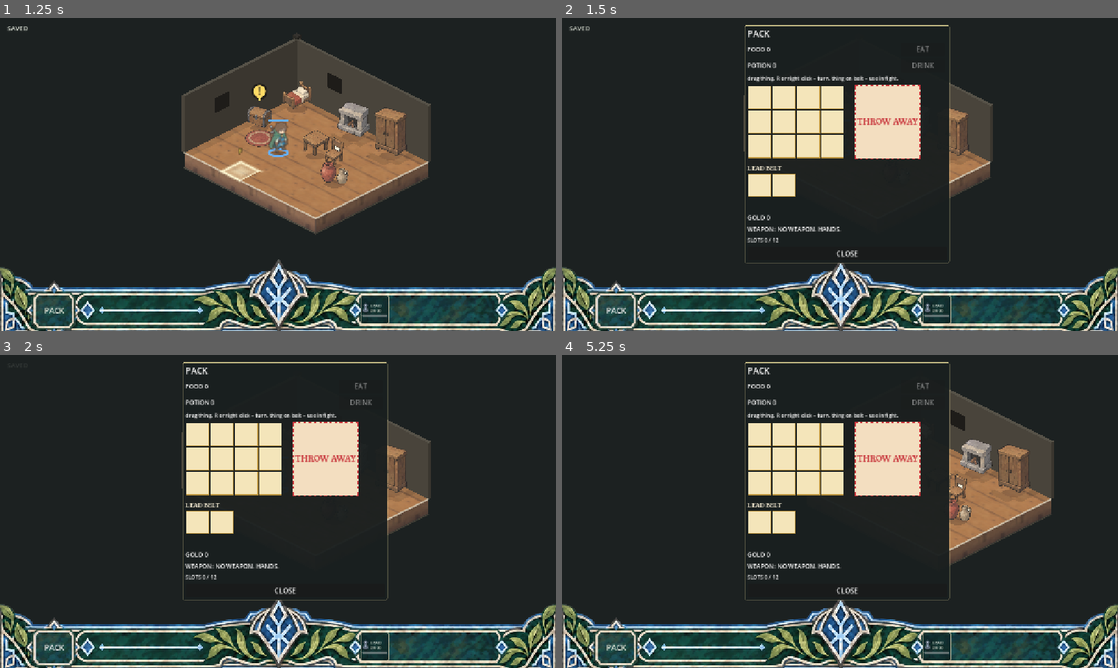
Above: before the commit, frames 1-4 (two rows, left to right).
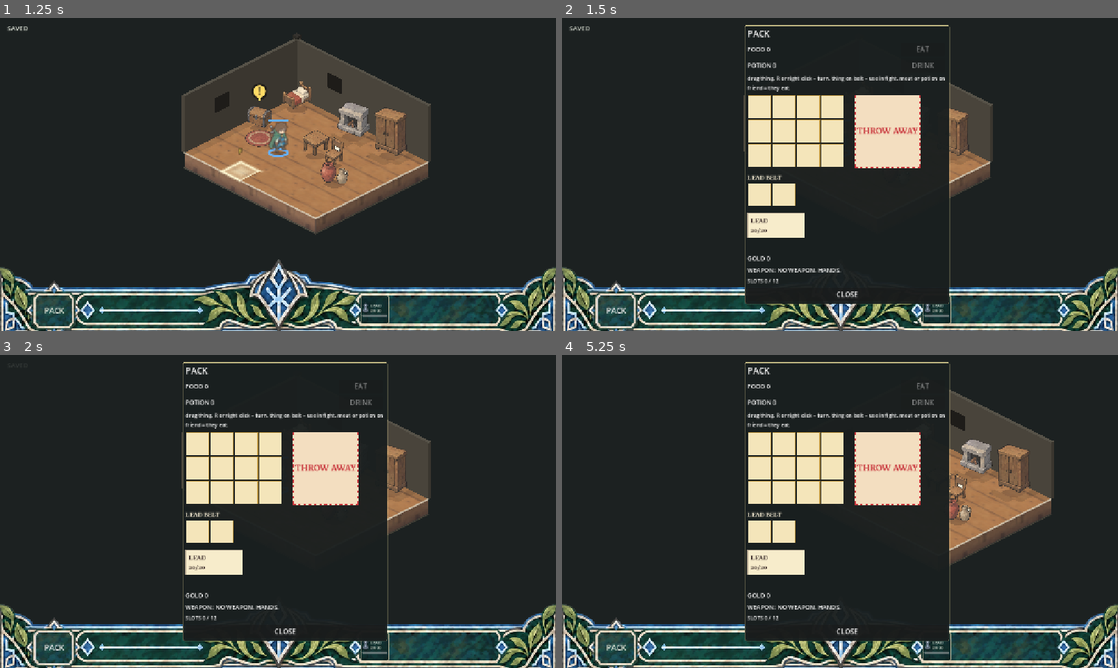
Above: after the commit, the same moments.

Repository: BrandonSigil/lodestone
Game: Godot game, scene res://scenes/launch.tscn
Two runs of this game, one before a commit and one after it. Both use one fixed random seed, a clock stepped at 60 frames per second and the inputs below.
Inputs (mouse positions are in pixels of both pictures, inside the frame that each line leads up to):
- Up to frame 1 (1.25 s): click "New game fresh save: the cott…" at 0.5 s
- Up to frame 2 (1.5 s): click "PACK" at 1.25 s
- Up to frame 3 (2 s): no input
- Up to frame 4 (5.25 s): tap Enter at 2, 3.5, 5 s; drag from (845, 483) to (895, 442) at 2.02 s; tap Space at 2.75, 4.25 s; drag from (845, 483) to (812, 574) at 2.77 s; move the mouse to (895, 442) at 3.52 s; hold D 3.53-4.25 s; tap E at 3.6 s; click (895, 442) at 3.67 s; drag from (812, 574) to (673, 464) at 4.27 s; move the mouse to (1006, 558) at 5.02 s; hold Left from 5.03 s (still down); tap Q at 5.1 s; click (1006, 558) at 5.17 s

Frame 1 is identical in both runs. In frame 2, 6.9% of the frame differs, in the area x 32-70%, y 18-92%; in frame 3, 6.9%; in frame 4, 6.9%.

Commit message:
Pick who eats or drinks from the pack
Brandon: "hard to know who you're using it on". The PACK box has a card per member under the belts. EAT or
DRINK asks who: each card shows HP and what one would heal them (TravelRules.gain), full ones greyed;
click one, Esc cancels. Dropping a food or potion stack on a card works the same (one used, the stack
stays). Never a guess, even with one choice. Fights keep the belt rule. explore_shot gains `eat`.

Co-Authored-By: Claude Opus 5.5 <noreply@anthropic.com>

Diff:
--- a/game/scripts/overworld/travel_rules.gd
+++ b/game/scripts/overworld/travel_rules.gd
@@ -67,15 +67,37 @@
 	return worst
 
 
-## EAT from the pack: one food heals the most hurt member a little.
-static func eat_one(run: RunState) -> bool:
-	var m := most_hurt(run)
-	if run.food <= 0 or m.is_empty():
+## EAT from the pack: one food heals member m a little ([USER] 2026-10-30: the player picks who; with no m,
+## the most hurt, for callers that don't ask).
+static func eat_one(run: RunState, m: Dictionary = {}) -> bool:
+	if m.is_empty():
+		m = most_hurt(run)
+	if run.food <= 0 or m.is_empty() or gain(run, RunState.FOOD_ITEM, m) <= 0:
 		return false
 	run.food -= 1
 	run.heal_member(m, EAT_HEAL)
 	run.note(Txt.f("LOG_SNACK", [Txt.t((m.def as CharacterDef).name_key), EAT_HEAL]))
 	return true
+
+
+## The HP member m would gain from one of this food or potion now: 0 when full, down or it heals nothing.
+static func gain(run: RunState, item: String, m: Dictionary) -> int:
+	if int(m.hp) <= 0:
+		return 0
+	var amount := EAT_HEAL if item == RunState.FOOD_ITEM else (TrailRules.potion_heal(run) if item == RunState.MED_ITEM else 0)
+	return mini(amount, run.max_hp(m) - int(m.hp))
+
+
+## Use one food or potion on member m (EAT / DRINK, or a stack dropped on their card). False if it can't help.
+static func use_on(run: RunState, item: String, m: Dictionary) -> bool:
+	if gain(run, item, m) <= 0:
+		return false
+	if item == RunState.FOOD_ITEM:
+		return eat_one(run, m)
+	if item == RunState.MED_ITEM and run.medicine > 0:
+		TrailRules.heal(run, m)
+		return true
+	return false
 
 
 ## Hunt, fish or forage: the party's best roll. Returns the roll with "food" and "medicine" gained.
--- a/game/scripts/trail/trail_rules.gd
+++ b/game/scripts/trail/trail_rules.gd
@@ -116,18 +116,24 @@
 	end_day(run)
 
 
-## Spend one medicine on the most hurt living member. Doesn't cost a day.
-static func heal(run: RunState) -> void:
+## What one potion heals: 5, plus the party's healing bonus.
+static func potion_heal(run: RunState) -> int:
+	return 5 + party_bonus(run, "heal")
+
+
+## Spend one medicine on `who` (the player's pick), or the most hurt living member. Doesn't cost a day.
+static func heal(run: RunState, who: Dictionary = {}) -> void:
 	if run.medicine <= 0:
 		run.note(Txt.t("LOG_NO_MEDICINE"))
 		return
-	var worst: Dictionary = {}
-	for m in run.alive():
-		if worst.is_empty() or run.max_hp(m) - m.hp > run.max_hp(worst) - worst.hp:
-			worst = m
+	var worst: Dictionary = who
+	if worst.is_empty():  # nobody picked: the most hurt
+		for m in run.alive():
+			if worst.is_empty() or run.max_hp(m) - m.hp > run.max_hp(worst) - worst.hp:
+				worst = m
 	if worst.is_empty():
 		return
-	var amount := 5 + party_bonus(run, "heal")
+	var amount := potion_heal(run)
 	run.medicine -= 1
 	run.heal_member(worst, amount)
 	run.note(Txt.f("LOG_HEAL", amount))
--- a/game/scripts/ui/adventure_menu.gd
+++ b/game/scripts/ui/adventure_menu.gd
@@ -135,21 +135,25 @@
 	_label(box, Txt.t("UI_PACK"), 20)
 	if full:
 		_label(box, Txt.t("UI_PACK_FULL"), 14)
-	else:
+	var grid := PackView.new()
+	if not full:
+		# EAT and DRINK ask who ([USER] 2026-10-30): the party cards under the belts show what each would
+		# gain; click one (Esc cancels). A food or potion stack dropped on a card works the same.
 		var hurt := TravelRules.most_hurt(run) != {}
 		_use_row(box, Txt.f("UI_PACK_FOOD", run.food), Txt.t("UI_EAT"), run.food > 0 and hurt, func() -> void:
-			TravelRules.eat_one(run)
-			changed.call())
+			grid.choosing = RunState.FOOD_ITEM
+			grid.flash = "UI_WHO_EAT"
+			grid.queue_redraw())
 		_use_row(box, Txt.f("UI_PACK_POTION", run.medicine), Txt.t("UI_DRINK"), run.medicine > 0 and hurt, func() -> void:
-			TrailRules.heal(run)
-			changed.call())
+			grid.choosing = RunState.MED_ITEM
+			grid.flash = "UI_WHO_DRINK"
+			grid.queue_redraw())
 		var finds := run.items
 		for id: String in finds:
 			if id != RunState.FOOD_ITEM and id != RunState.MED_ITEM:
 				_label(box, "%s  x%d" % [Txt.t(String(Db.items[id].name_key)), int(finds[id])], 14)
 	_label(box, Txt.t("UI_PACK_HELP_RUN"), 12)
 	var cell := FULL_CELL if full else PACK_CELL
-	var grid := PackView.new()
 	grid.setup_bag(run.pack, Db.items, run.throw_away, cell)
 	var pack_size := Vector2(RunState.PACK_COLS, RunState.PACK_ROWS) * cell
 	if full:
@@ -163,6 +167,18 @@
 		var at := Vector2((k % per_row) * belt_w, y + floorf(float(k) / per_row) * (cell + PackView.LABEL_H + 10.0))
 		grid.add_area(m.belt, at, Txt.f("UI_BELT_OF", Txt.t((m.def as CharacterDef).name_key)))
 	y += ceilf(float(run.members.size()) / per_row) * (cell + PackView.LABEL_H + 10.0)
+	if not full:
+		var cards := []
+		for m in run.members:
+			cards.append({"name": Txt.t((m.def as CharacterDef).name_key), "hp": int(m.hp), "max_hp": run.max_hp(m)})
+		grid.add_targets(cards, Vector2(0, y + 4.0))
+		grid.target_gain = func(k: int, item: String) -> int: return TravelRules.gain(run, item, run.members[k])
+		grid.use_on = func(k: int, item: String) -> bool:
+			if not TravelRules.use_on(run, item, run.members[k]):
+				return false
+			Game.save_adventure()
+			return true
+		y += PackView.TARGET_SIZE.y + 14.0
 	var courier := run.courier()
 	var bag: InventoryGrid = run.open_courier_bag() if full else null
 	if bag != null:
--- a/game/scripts/village/pack_view.gd
+++ b/game/scripts/village/pack_view.gd
@@ -28,6 +28,13 @@
 var mouse := Vector2.ZERO
 var flash := ""  ## text key shown under the grids after a refused action
 var label_color := Riso.CREAM  ## grid names; the run's box is dark
+## Party cards ([USER] 2026-10-30: pick who eats or drinks): drop a food or potion stack on one, or after EAT
+## or DRINK click one. {"rect": Rect2, "name": String, "hp": int, "max_hp": int}.
+var targets: Array[Dictionary] = []
+var target_gain := Callable()  ## (card index, item id) -> HP that member would gain from one
+var use_on := Callable()  ## (card index, item id) -> bool: one was used on them
+var choosing := ""  ## the item EAT or DRINK picked: the cards show what each would gain; Esc cancels
+const TARGET_SIZE := Vector2(132, 58)
 
 
 func _init() -> void:
@@ -75,6 +82,8 @@
 		end = end.max(_rect_of(a).end)
 	if bin.is_valid():
 		end = end.max(bin_rect.end)
+	for t in targets:
+		end = end.max((t.rect as Rect2).end)
 	custom_minimum_size = end + Vector2(0, 30)
 	queue_redraw()
 
@@ -108,7 +117,14 @@
 		accept_event()
 	elif e is InputEventMouseButton and e.button_index == MOUSE_BUTTON_LEFT:
 		mouse = e.position
-		if e.pressed:
+		if e.pressed and choosing != "":
+			var t := _target_at(e.position)
+			if t != -1 and _gain(t, choosing) > 0 and use_on.call(t, choosing):
+				choosing = ""
+				flash = ""
+				changed.emit()
+			queue_redraw()
+		elif e.pressed:
 			_pick(e.position)
 		else:
 			_drop(e.position)
@@ -116,6 +132,36 @@
 	elif e is InputEventKey and e.pressed and e.keycode == KEY_R:
 		_turn(mouse)
 		accept_event()
+
+
+func _unhandled_key_input(e: InputEvent) -> void:
+	if choosing != "" and e.pressed and e.keycode == KEY_ESCAPE:
+		choosing = ""
+		flash = ""
+		queue_redraw()
+		get_viewport().set_input_as_handled()
+
+
+## Lay the party cards out in a row from `at`.
+func add_targets(members: Array, at: Vector2) -> void:
+	targets.clear()
+	for k in members.size():
+		var m: Dictionary = members[k]
+		var card := m.duplicate()
+		card.rect = Rect2(at + Vector2(k * (TARGET_SIZE.x + 10.0), 0), TARGET_SIZE)
+		targets.append(card)
+	_fit_size()
+
+
+func _target_at(pos: Vector2) -> int:
+	for k in targets.size():
+		if (targets[k].rect as Rect2).has_point(pos):
+			return k
+	return -1
+
+
+func _gain(t: int, item: String) -> int:
+	return int(target_gain.call(t, item)) if target_gain.is_valid() else 0
 
 
 func _pick(pos: Vector2) -> void:
@@ -165,7 +211,12 @@
 	held = -1
 	held_area = -1
 	var k := _area_at(pos)
-	if _bin_rect().has_point(pos):
+	var t := _target_at(pos)
+	if t != -1:  # a food or potion dropped on a party card: one of it goes to them; the stack stays put
+		var id := String((areas[from].bag as InventoryGrid).items[i].id)
+		if _gain(t, id) <= 0 or not use_on.call(t, id):
+			flash = "UI_NO_GAIN"
+	elif _bin_rect().has_point(pos):
 		if not bin.call(areas[from].bag, i):
 			flash = refused_key
 	elif k == -1:
@@ -221,6 +272,11 @@
 		_dashed_rect(sr, Riso.RED)
 		Riso.draw_label(self, Txt.t(bin_key), Vector2(sr.position.x + 4, sr.get_center().y), 18, Riso.RED, HORIZONTAL_ALIGNMENT_CENTER, sr.size.x - 8)
 		bottom = maxf(bottom, sr.end.y)
+	var item := choosing
+	if held != -1:
+		item = String((areas[held_area].bag as InventoryGrid).items[held].id)
+	for k in targets.size():
+		bottom = maxf(bottom, _draw_target(k, item))
 	if flash != "":
 		Riso.draw_label(self, Txt.t(flash), Vector2(0, bottom + 16), 14, Riso.RED)
 	if held != -1:
@@ -237,6 +293,25 @@
 				draw_rect(cr.grow(-4), Riso.alpha(Riso.INK if ok else Riso.RED, 0.18))
 		draw_item(self, it.id, db, cells, top_left, cell, it.bound != "", 0.85)
 		_draw_count(self, cells, top_left, cell, int(it.get("n", 1)))
+
+
+## A party card: name and HP; while food or a potion is held or picked, what one would heal them, or FULL
+## (greyed) when it can't. Returns its bottom.
+func _draw_target(k: int, item: String) -> float:
+	var c: Dictionary = targets[k]
+	var r: Rect2 = c.rect
+	var g := _gain(k, item) if item != "" else 0
+	var live := item != "" and g > 0
+	var over := live and r.has_point(mouse)
+	draw_rect(r, Riso.mix(Riso.PAPER, Riso.INK, 0.12 if over else 0.0) if item == "" or live else Riso.alpha(Riso.PAPER, 0.4))
+	draw_rect(r, Riso.INK if live else Riso.alpha(Riso.INK, 0.4), false, 3.0 if live else 1.5)
+	var ink := Riso.INK if item == "" or live else Riso.alpha(Riso.INK, 0.45)
+	Riso.draw_label(self, String(c.name), r.position + Vector2(8, 18), 13, ink)
+	Riso.draw_label(self, "%d/%d" % [int(c.hp), int(c.max_hp)], r.position + Vector2(8, 40), 13, ink)
+	if item != "":
+		Riso.draw_label(self, Txt.f("UI_GAIN_HP", g) if g > 0 else Txt.t("UI_FULL_HP"), r.position + Vector2(r.size.x - 62, 40), 13,
+			Riso.mix(Riso.INK, Color(0.2, 0.55, 0.25), 0.8) if g > 0 else ink)
+	return r.end.y
 
 
 func _dashed_rect(r: Rect2, col: Color) -> void:
--- a/game/tests/test_loop.gd
+++ b/game/tests/test_loop.gd
@@ -1008,3 +1008,59 @@
 	s.free()
 	Game.explore_map = "home"
 	_restore(saved)
+
+
+## Brandon (2026-10-30): "hard to know who you're using it on". EAT and DRINK ask who: party cards show what
+## each would gain, full ones can't take it; a food or potion dropped on a card works the same.
+func test_pick_who_eats_or_drinks() -> void:
+	_db()
+	var r := RunState.create([Db.character(&"lead"), Db.character(&"dog")], 3)
+	r.food = 3
+	r.medicine = 2
+	r.members[0].hp = r.max_hp(r.members[0]) - 1
+	r.members[1].hp = 3
+	eq(TravelRules.gain(r, RunState.FOOD_ITEM, r.members[0]), 1, "one short of full: one HP")
+	eq(TravelRules.gain(r, RunState.FOOD_ITEM, r.members[1]), TravelRules.EAT_HEAL)
+	ok(TravelRules.use_on(r, RunState.FOOD_ITEM, r.members[0]), "the player's pick eats, not the most hurt")
+	eq(int(r.members[0].hp), r.max_hp(r.members[0]))
+	eq(int(r.members[1].hp), 3, "the dog wasn't fed")
+	ok(not TravelRules.use_on(r, RunState.FOOD_ITEM, r.members[0]), "full: nothing used")
+	eq(r.food, 2)
+	ok(TravelRules.use_on(r, RunState.MED_ITEM, r.members[1]), "a potion on the dog")
+	eq(int(r.members[1].hp), mini(3 + TrailRules.potion_heal(r), r.max_hp(r.members[1])))
+	eq(r.medicine, 1)
+
+
+func test_pack_cards_take_a_pick_or_a_drop() -> void:
+	var saved := _fresh_game()
+	var run := Game.run
+	run.food = 5
+	run.members[0].hp = 2
+	var box := VBoxContainer.new()
+	AdventureMenu.pack(box, func() -> void: pass, func() -> void: pass)
+	var grid: PackView = box.find_children("*", "PackView", true, false)[0]
+	eq(grid.targets.size(), run.members.size(), "a card per member")
+	grid.choosing = RunState.FOOD_ITEM
+	grid._gui_input(_click((grid.targets[0].rect as Rect2).get_center()))
+	eq(int(run.members[0].hp), 2 + TravelRules.EAT_HEAL, "clicking the hero's card feeds him")
+	eq(grid.choosing, "", "and the pick is done")
+	var food_i := -1
+	for i in run.pack.items.size():
+		if run.pack.items[i].id == RunState.FOOD_ITEM:
+			food_i = i
+	grid.held = food_i
+	grid.held_area = 0
+	var food: int = run.food
+	grid._drop((grid.targets[0].rect as Rect2).get_center())
+	eq(int(run.members[0].hp), 2 + 2 * TravelRules.EAT_HEAL, "meat dropped on his card: he eats")
+	eq(run.food, food - 1, "one from the stack")
+	box.free()
+	_restore(saved)
+
+
+func _click(at: Vector2) -> InputEventMouseButton:
+	var e := InputEventMouseButton.new()
+	e.button_index = MOUSE_BUTTON_LEFT
+	e.pressed = true
+	e.position = at
+	return e
--- a/game/text/placeholder.csv
+++ b/game/text/placeholder.csv
@@ -154,7 +154,7 @@
 UI_TAKES_PACK,book take %d pack space
 UI_STATUS_TAB,GOLD %d · DEATHS %d · BEST %d
 UI_PACK_HELP,drag thing. R or right click = turn. drop on SELL = sell.
-UI_PACK_HELP_RUN,drag thing. R or right click = turn. thing on belt = use in fight.
+UI_PACK_HELP_RUN,drag thing. R or right click = turn. thing on belt = use in fight. meat or potion on friend = they eat.
 UI_BELT_OF,%s BELT
 UI_PACK_FULL,PACK FULL. NEW THING NO FIT. lorem ipsum.
 UI_FOUND,NEW THING
@@ -633,3 +633,8 @@
 OPT_FISH,FISH
 UI_FISH_GOT,FISH BITE! +%d MEAT. lorem
 UI_FISH_NONE,NO BITE. lorem
+UI_WHO_EAT,WHO EAT? CLICK FRIEND. ESC = NO.
+UI_WHO_DRINK,WHO DRINK? CLICK FRIEND. ESC = NO.
+UI_GAIN_HP,+%d HP
+UI_FULL_HP,FULL
+UI_NO_GAIN,FRIEND FULL. NO NEED.
--- a/game/tools/explore_shot.gd
+++ b/game/tools/explore_shot.gd
@@ -1,6 +1,6 @@
 extends SceneTree
 ## Drives the explore scene into a state and saves a PNG, so the walkable map can be checked headless.
-## Args after "--": <png path> <step> [map]. Steps: start, walk, wasd, feet:<x>,<y>, hold:<x>,<y>:<wasd keys>, sheet:<member>, rack:<page>, door, spot, deploy, fight (crypt),
+## Args after "--": <png path> <step> [map]. Steps: start, walk, wasd, eat, feet:<x>,<y>, hold:<x>,<y>:<wasd keys>, sheet:<member>, rack:<page>, door, spot, deploy, fight (crypt),
 ## overview, pack, pack_full, lodestone, gate (village), benched (village), restore, boons, lasting, elite, near:<x>,<y>[,deck][:<flags>], use:<thing id>, goal:<group id>:<x>,<y> (any map). The map defaults to crypt. See explore_shot_steps.gd.
 
 var _frames := 0
--- a/game/tools/explore_shot_steps.gd
+++ b/game/tools/explore_shot_steps.gd
@@ -221,6 +221,25 @@
 				run.add_item("rope", 1)
 				run.add_item("potion", 2)
 			return f == 30
+		"eat":
+			# EAT pressed in the PACK box: the party cards show who would gain what (the dog met, the hero hurt).
+			if f == 5:
+				var game: Node = s.get_node("/root/Game")
+				game.save_enabled = false
+				if not game.meta.flags.has("met_dog"):
+					game.meta.flags.append("met_dog")
+				game.refresh_party()
+				var run: RunState = game.run
+				run.food = 6
+				run.medicine = 2
+				run.members[0].hp = run.max_hp(run.members[0]) - 5
+				s._refresh_hud()
+				s._open_menu("pack")
+			if f == 20:  # press EAT, as the player would
+				for b: Button in s._dialog.find_children("*", "Button", true, false):
+					if b.text == Txt.t("UI_EAT"):
+						b.pressed.emit()
+			return f == 30
 		"pack":
 			# The PACK box with a few stacks and a find in it, to judge the grid.
 			if f == 5:
Not shown, changed: docs/systems/overworld.md
